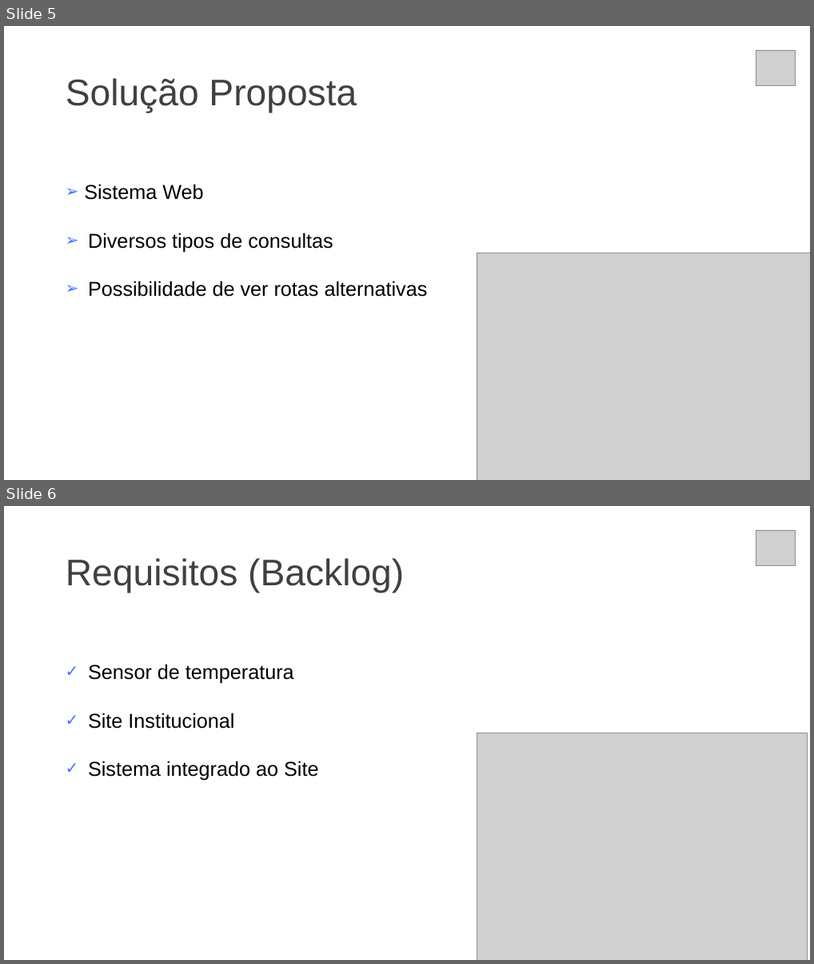
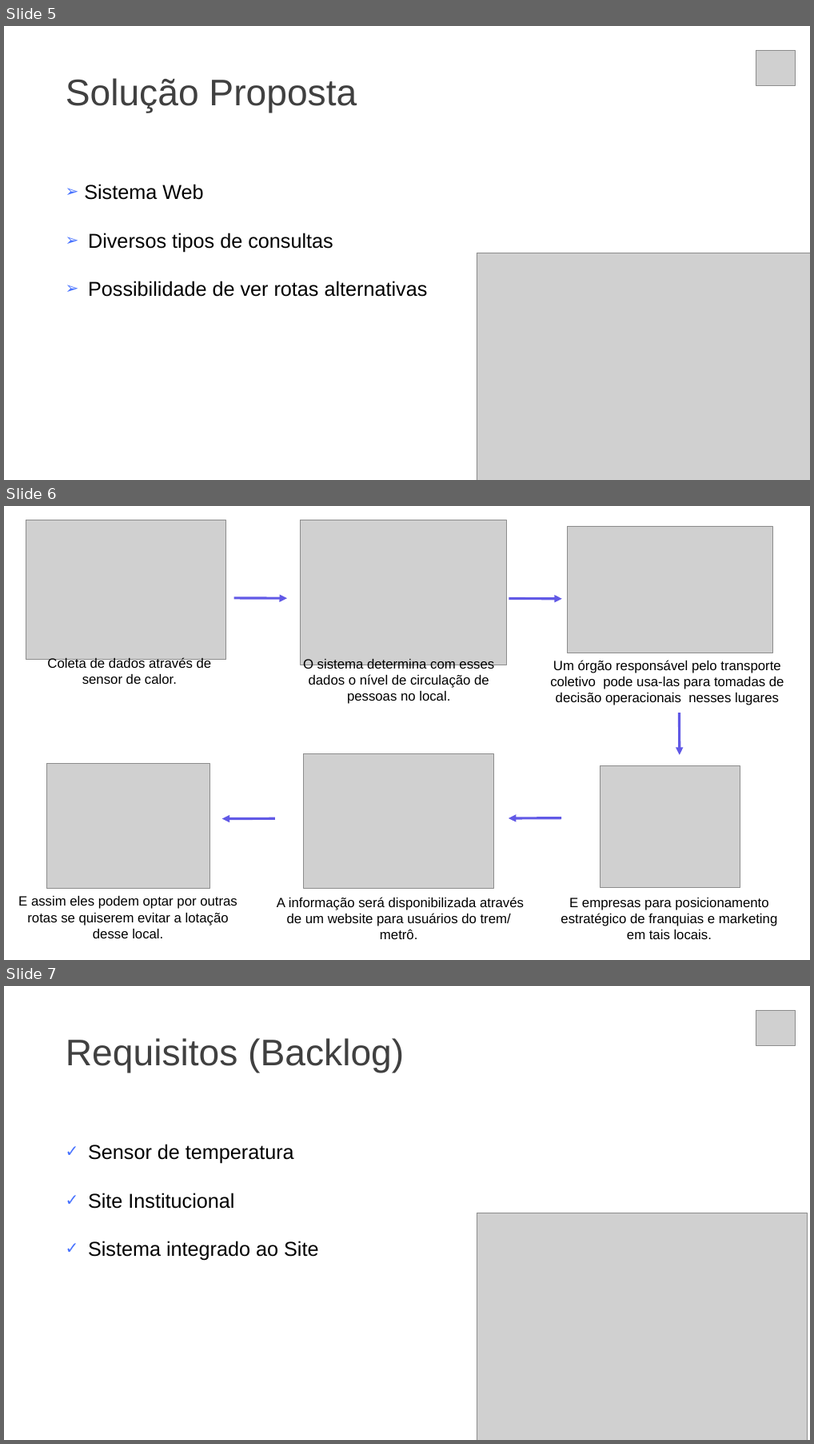
Before and after one commit to christian-raphael/projeto-bandtec, a slide deck: documentacao/slide-synergy.pptx. Shown one above the other, each under a label of ours: slides 5 and 6 before the commit, slides 5, 6 and 7 after it. The pictures are 814x964 and 814x1444 pixels, drawn with LibreOffice and Linux fonts; fonts in the diff are those of the drawing; grey boxes stand for pictures. Boxes give left, top, right and bottom in pixels: in the first picture for what was removed or moved away, otherwise in the second. Text is boxed around its words. In the diff, an @@ line names an element or a change of style, - is before the commit and + after.

Commit message:
Desenho da solução

```diff
--- a/documentacao/slide-synergy.pptx
+++ b/documentacao/slide-synergy.pptx
@@ slide 6 added at (4, 506, 810, 960), background #FFFFFF @@
@@ picture added at (26, 520, 226, 660) @@
@@ picture added at (301, 520, 507, 664) @@
@@ picture added at (568, 526, 774, 653) @@
@@ arrow added from (234, 598) to (287, 598), #6159E6 3 pt @@
@@ arrow added from (509, 599) to (562, 599), #6159E6 3 pt @@
@@ text added at (47, 657, 212, 684), 16 pt, text #000000 @@
+Coleta de dados através de sensor de calor.
@@ text added at (303, 659, 494, 704), 16 pt, text #000000 @@
+O sistema determina com esses dados o nível de circulação de pessoas no local.
@@ text added at (550, 660, 785, 705), 16 pt, text #000000 @@
+Um órgão responsável pelo transporte coletivo pode usa-las para tomadas de decisão operacionais nesses lugares
@@ arrow added from (680, 713) to (680, 755), #6159E6 3 pt @@
@@ picture added at (46, 764, 210, 888) @@
@@ picture added at (304, 754, 494, 888) @@
@@ picture added at (601, 765, 741, 887) @@
@@ arrow added from (562, 817) to (509, 818), #6159E6 3 pt @@
@@ arrow added from (275, 818) to (222, 819), #6159E6 3 pt @@
@@ text added at (18, 896, 238, 938), 16 pt, text #000000 @@
+E assim eles podem optar por outras rotas se quiserem evitar a lotação desse local.
@@ text added at (277, 896, 524, 939), 16 pt, text #000000 @@
+A informação será disponibilizada através de um website para usuários do trem/ metrô.
@@ text added at (561, 897, 778, 939), 16 pt, text #000000 @@
+E empresas para posicionamento estratégico de franquias e marketing em tais locais.
@@ what was slide 6 is now slide 7 @@
```
